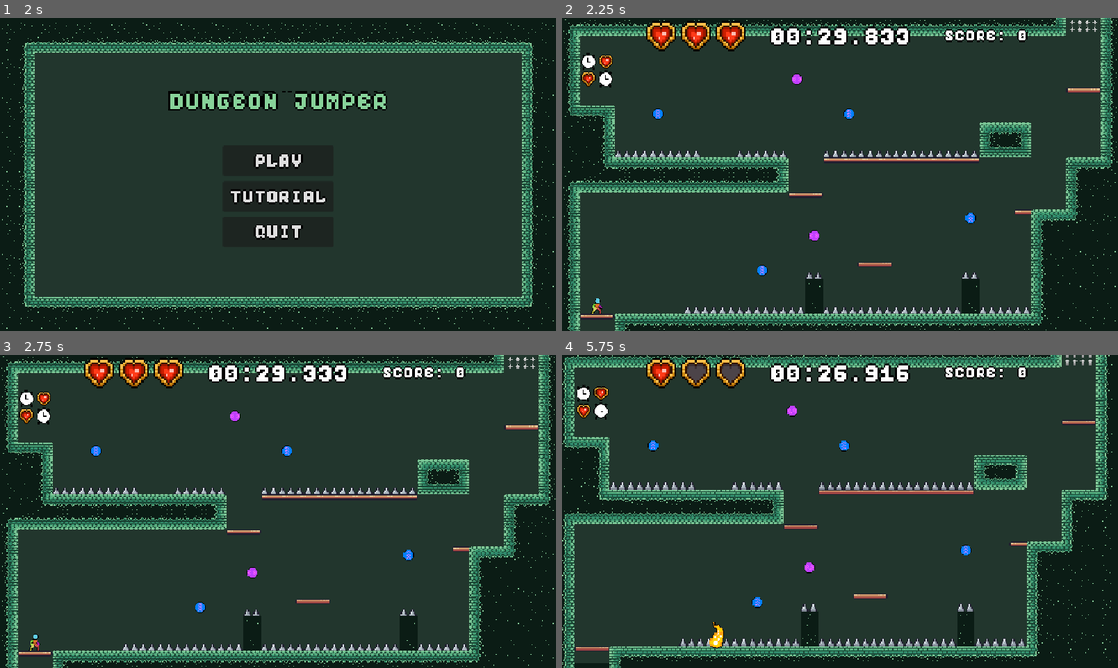
Above: before the commit, frames 1-4 (two rows, left to right).
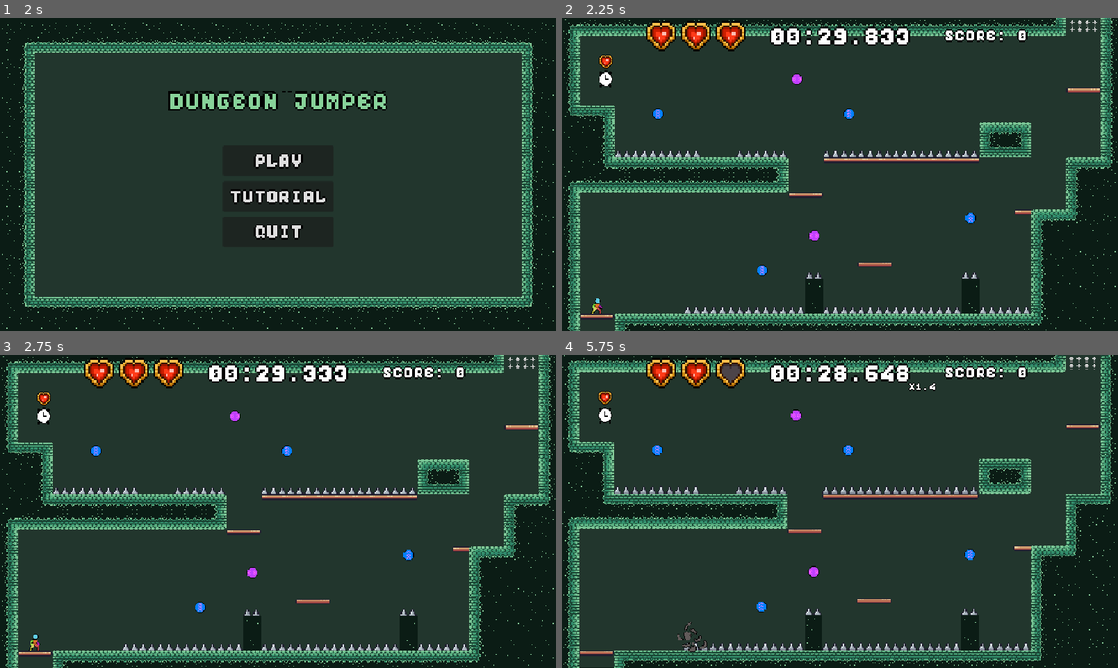
Above: after the commit, the same moments.

Repository: CrCalin/jump
Game: Godot game, scene res://scenes/screens/main_menu.tscn
Two runs of this game, one before a commit and one after it. Both use one fixed random seed, a clock stepped at 60 frames per second and the inputs below.
Inputs (mouse positions are in pixels of both pictures, inside the frame that each line leads up to):
- Up to frame 1 (2 s): click "TUTORIAL" at 0.5 s; click "BACK TO MAIN MENU" at 1.25 s
- Up to frame 2 (2.25 s): click "PLAY" at 2 s
- Up to frame 3 (2.75 s): no input
- Up to frame 4 (5.75 s): move the mouse to (984, 373) at 2.77 s; hold D (right) 2.78-4.28 s; tap P (increment_timer_speed, bound only after the commit) at 2.85, 3.8, 4.55, 5.3 s; click (984, 373) at 2.92 s; tap Space (jump) at 3.02, 3.77, 5.27 s; move the mouse to (728, 527) at 3.52 s; tap E (admin) at 3.6 s; move the mouse to (895, 442) at 4.27 s; hold A (left) 4.28-5.03 s; hold S (crouch) 4.28-5.03 s; move the mouse to (812, 574) at 5.02 s; hold D (right) from 5.03 s (still down); tap L (dash) at 5.1 s; click (812, 574) at 5.17 s

Frame 1 is identical in both runs. In frame 2, 0.2% of the frame differs, in the area x 3-7%, y 11-22%; in frame 3, 0.2%; in frame 4, 19%, in the area x 0-100%, y 0-100%.

Commit message:
Added a time multiplier. The more score you have, the faster the timer ticks down

Diff:
--- a/project.godot
+++ b/project.godot
@@ -83,6 +83,11 @@
 "events": [Object(InputEventKey,"resource_local_to_scene":false,"resource_name":"","device":-1,"window_id":0,"alt_press …(192 unchanged characters)…
 ]
 }
+increment_timer_speed={
+"deadzone": 0.2,
+"events": [Object(InputEventKey,"resource_local_to_scene":false,"resource_name":"","device":-1,"window_id":0,"alt_pressed":false,"shift_pressed":false,"ctrl_pressed":false,"meta_pressed":false,"pressed":false,"keycode":0,"physical_keycode":80,"key_label":0,"unicode":112,"location":0,"echo":false,"script":null)
+]
+}
 
 [layer_names]
 
--- a/scenes/screens/game.tscn
+++ b/scenes/screens/game.tscn
@@ -72,9 +72,10 @@
 stream = ExtResource("8_ggwlb")
 volume_db = -20.0
 
-[node name="Timer" type="Timer" parent="UILayer"]
+[node name="Timer" type="Node" parent="UILayer"]
 unique_name_in_owner = true
 script = ExtResource("8_ca42v")
+metadata/_custom_type_script = "uid://b8gnhldjdvyqn"
 
 [node name="Text" type="RichTextLabel" parent="UILayer/Timer"]
 anchors_preset = 5
@@ -96,6 +97,18 @@
 unique_name_in_owner = true
 stream = ExtResource("11_e0wmo")
 volume_db = -20.0
+
+[node name="SpeedMultiplier" type="RichTextLabel" parent="UILayer/Timer"]
+anchors_preset = 5
+anchor_left = 0.5
+anchor_right = 0.5
+offset_left = 125.0
+offset_top = 50.0
+offset_right = 183.0
+offset_bottom = 73.0
+grow_horizontal = 2
+theme_override_fonts/normal_font = ExtResource("9_rysoc")
+text = "X1.0"
 
 [node name="ScoreLabel" type="RichTextLabel" parent="UILayer"]
 unique_name_in_owner = true
@@ -124,3 +137,4 @@
 [connection signal="game_over" from="UILayer/HeartContainer" to="." method="_on_game_over"]
 [connection signal="game_over" from="UILayer/HeartContainer" to="Player" method="die"]
 [connection signal="timeout" from="UILayer/Timer" to="UILayer/HeartContainer" method="set_lives" binds= [0]]
+[connection signal="increment_time_multiplier" from="UILayer/ScoreLabel" to="UILayer/Timer" method="_on_increment_time_multiplier"]
--- a/scenes/stages/stage3.tscn
+++ b/scenes/stages/stage3.tscn
@@ -5,7 +5,7 @@
 
 [node name="Stage3" type="TileMapLayer"]
 z_index = -1
-tile_map_data = PackedByteArray("AAADABEAAAAAAAIAAAAEABEAAAA …(3491 unchanged characters)… QAAAANAAoAAwAAAAEAAAAOAAoAAwACAAEAAAABAAMAAQAAAAAABQACAAMAAQAAAAAABAABAAIAAQAAAAAABAABAAUAAAABAAIAAAACAAIAAQAAAAAABQACAAUAAAACAAIAAAAFAAUAAQAAAAAAAQABAAYAAAABAAMAAAACAAYAAAACAAMAAAA=")
+tile_map_data = PackedByteArray("AAADABEAAAAAAAIAAAAEABEAAAA …(3491 unchanged characters)… QAAAANAAoAAwAAAAEAAAAOAAoAAwACAAEAAAABAAUAAAABAAIAAAACAAUAAAACAAIAAAAFAAUAAQAAAAAAAQABAAYAAAABAAMAAAACAAYAAAACAAMAAAACAAMAAQAAAAAABAACAAIAAQAAAAAABQA=")
 tile_set = ExtResource("1_44awb")
 
 [node name="StageEnd" parent="." instance=ExtResource("2_gdnu5")]
--- a/scenes/stages/stage4.tscn
+++ b/scenes/stages/stage4.tscn
@@ -12,17 +12,3 @@
 position = Vector2(960, 16)
 collision_layer = 2
 collision_mask = 2
-
-[connection signal="body_entered" from="PickupArea" to="PickupArea" method="_on_body_entered"]
-[connection signal="body_entered" from="JumpArea" to="JumpArea" method="_on_body_entered"]
-[connection signal="body_exited" from="JumpArea" to="JumpArea" method="_on_body_exited"]
-[connection signal="body_entered" from="@Area2D@41947" to="@Area2D@41947" method="_on_body_entered"]
-[connection signal="body_exited" from="@Area2D@41947" to="@Area2D@41947" method="_on_body_exited"]
-[connection signal="body_entered" from="@Area2D@41948" to="@Area2D@41948" method="_on_body_entered"]
-[connection signal="body_exited" from="@Area2D@41948" to="@Area2D@41948" method="_on_body_exited"]
-[connection signal="body_entered" from="@Area2D@41950" to="@Area2D@41950" method="_on_body_entered"]
-[connection signal="body_exited" from="@Area2D@41950" to="@Area2D@41950" method="_on_body_exited"]
-[connection signal="body_entered" from="@Area2D@41951" to="@Area2D@41951" method="_on_body_entered"]
-[connection signal="body_exited" from="@Area2D@41951" to="@Area2D@41951" method="_on_body_exited"]
-[connection signal="body_entered" from="@Area2D@41952" to="@Area2D@41952" method="_on_body_entered"]
-[connection signal="body_entered" from="@Area2D@41957" to="@Area2D@41957" method="_on_body_entered"]
--- /dev/null
+++ b/scripts/custom_speed_timer.gd
@@ -0,0 +1,21 @@
+extends Node
+class_name CustomSpeedTimer
+
+var time_left: float = 0
+var speed: float = 1
+
+var paused: bool = false
+
+signal timeout()
+func _process(delta: float) -> void:
+	if paused: return
+	if time_left <= 0: return
+
+	time_left -= delta * speed
+
+	if time_left <= 0:
+		time_left = 0
+		timeout.emit()
+
+func start(time: float) -> void:
+	time_left = time
--- a/scripts/origin.gd
+++ b/scripts/origin.gd
@@ -10,7 +10,7 @@
 ]
 
 func _process(delta: float) -> void:
-	#debug_actions() # TODO: Remove this
+	debug_actions() # TODO: Remove this
 
 	if transitioning:
 		if transition_time_left > 0:
@@ -33,7 +33,10 @@
 		else:
 			DisplayServer.window_set_mode(DisplayServer.WINDOW_MODE_FULLSCREEN)
 	if Input.is_action_just_pressed("reset_timer"):
-		(get_node("%Timer") as Timer).start(3)
+		(get_node("%Timer") as CustomSpeedTimer).start(3)
+	if Input.is_action_just_pressed("increment_timer_speed"):
+		print("FUCK")
+		(get_node("%Timer") as CustomSpeedTimer)._on_increment_time_multiplier()
 
 func _input(event: InputEvent) -> void:
 	if event is InputEventMouseButton and event.is_pressed() and event.button_mask & MOUSE_BUTTON_RIGHT:
@@ -137,4 +140,3 @@
 	get_node("UILayer").add_child(game_over_object)
 
 # TODO: Add credits
-# TODO: Make levels!!!!
--- a/scripts/score_label.gd
+++ b/scripts/score_label.gd
@@ -11,5 +11,8 @@
 func _ready() -> void:
 	score = 0
 
+signal increment_time_multiplier()
 func increment_score() -> void:
 	score = score + 1
+	if score % 5 == 0:
+		increment_time_multiplier.emit()
--- a/scripts/timer.gd
+++ b/scripts/timer.gd
@@ -1,12 +1,14 @@
-extends Timer
+extends CustomSpeedTimer
 
 @onready var text: RichTextLabel = $Text
 
 func _ready() -> void:
-	one_shot = true
+	#one_shot = true
 	start(30)
+	speed_multiplier_label.text = ""
 
-func _process(_delta: float) -> void:
+func _process(delta: float) -> void:
+	super._process(delta)
 	set_color()
 	set_text()
 
@@ -47,3 +49,8 @@
 
 func _on_resume_timer() -> void:
 	paused = false
+
+@onready var speed_multiplier_label: RichTextLabel = $SpeedMultiplier
+func _on_increment_time_multiplier() -> void:
+	speed += 0.1
+	speed_multiplier_label.text = "X%.1f" % speed
Not shown, added: scripts/custom_speed_timer.gd.uid
